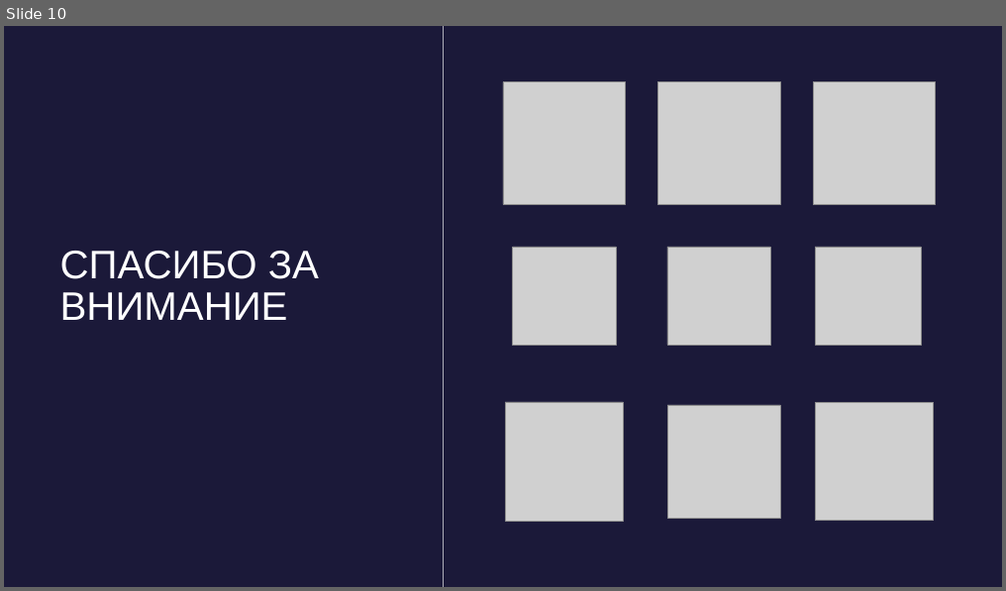
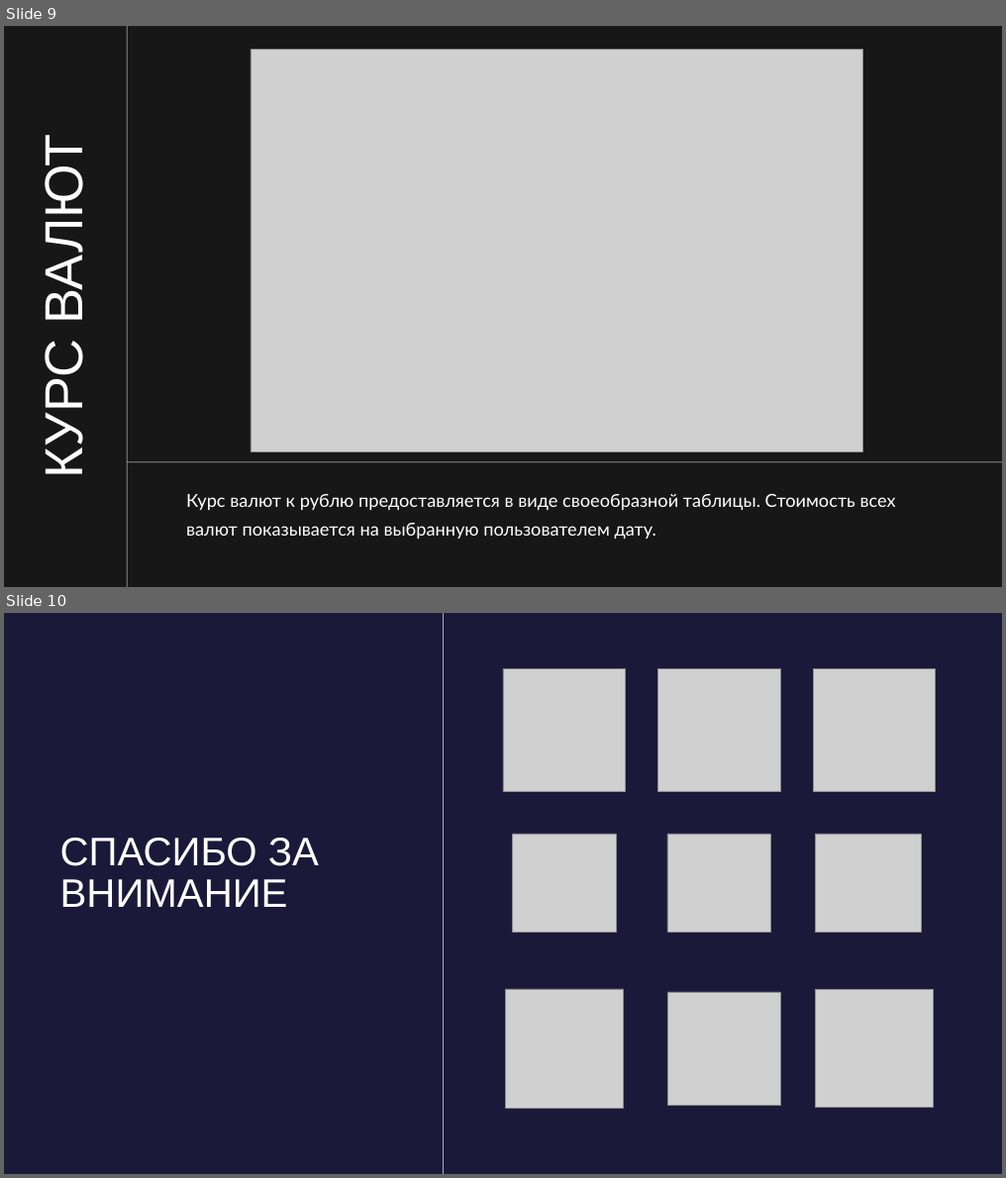
Before and after one commit to blxxdclxud/FirstProject_PyQt, a slide deck: Финансовый органайзер.pptx. Shown one above the other, each under a label of ours: slide 10 before the commit, slides 9 and 10 after it. The pictures are 1006x591 and 1006x1178 pixels, drawn with LibreOffice and Linux fonts; fonts in the diff are those of the drawing; grey boxes stand for pictures. Boxes give left, top, right and bottom in pixels: in the first picture for what was removed or moved away, otherwise in the second. Text is boxed around its words. In the diff, an @@ line names an element or a change of style, - is before the commit and + after.

```diff
--- a/Финансовый органайзер.pptx
+++ b/Финансовый органайзер.pptx
@@ slide 9 added at [4,26,1002,587], background #171717 @@
@@ rectangle added at [127,26,127,587], fill #FFFFFF @@
@@ picture added at [251,49,862,452] @@
@@ text added at [35,154,94,474], 77.2 pt, text #FFFFFF @@
+КУРС ВАЛЮТ
@@ rectangle added at [127,462,1002,463], fill #FFFFFF @@
@@ text added at [186,494,896,539], 26 pt, text #FFFFFF @@
+Курс валют к рублю предоставляется в виде своеобразной таблицы. Стоимость всех валют показывается на выбранную пользователем дату.
```
Also in this commit, not shown: 6 slides changed, 2 other slides added, 3 slides removed, 4 other files.
